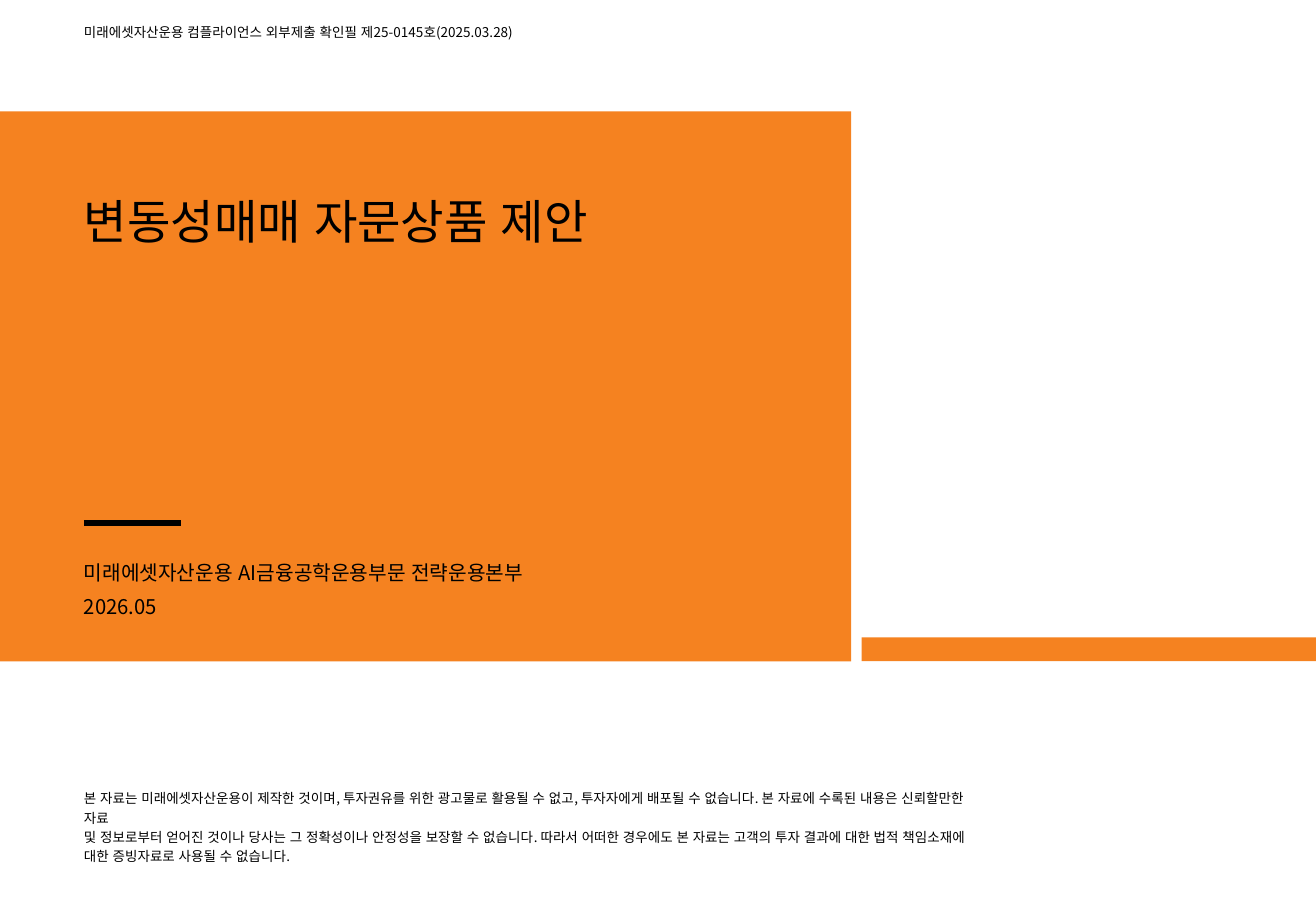
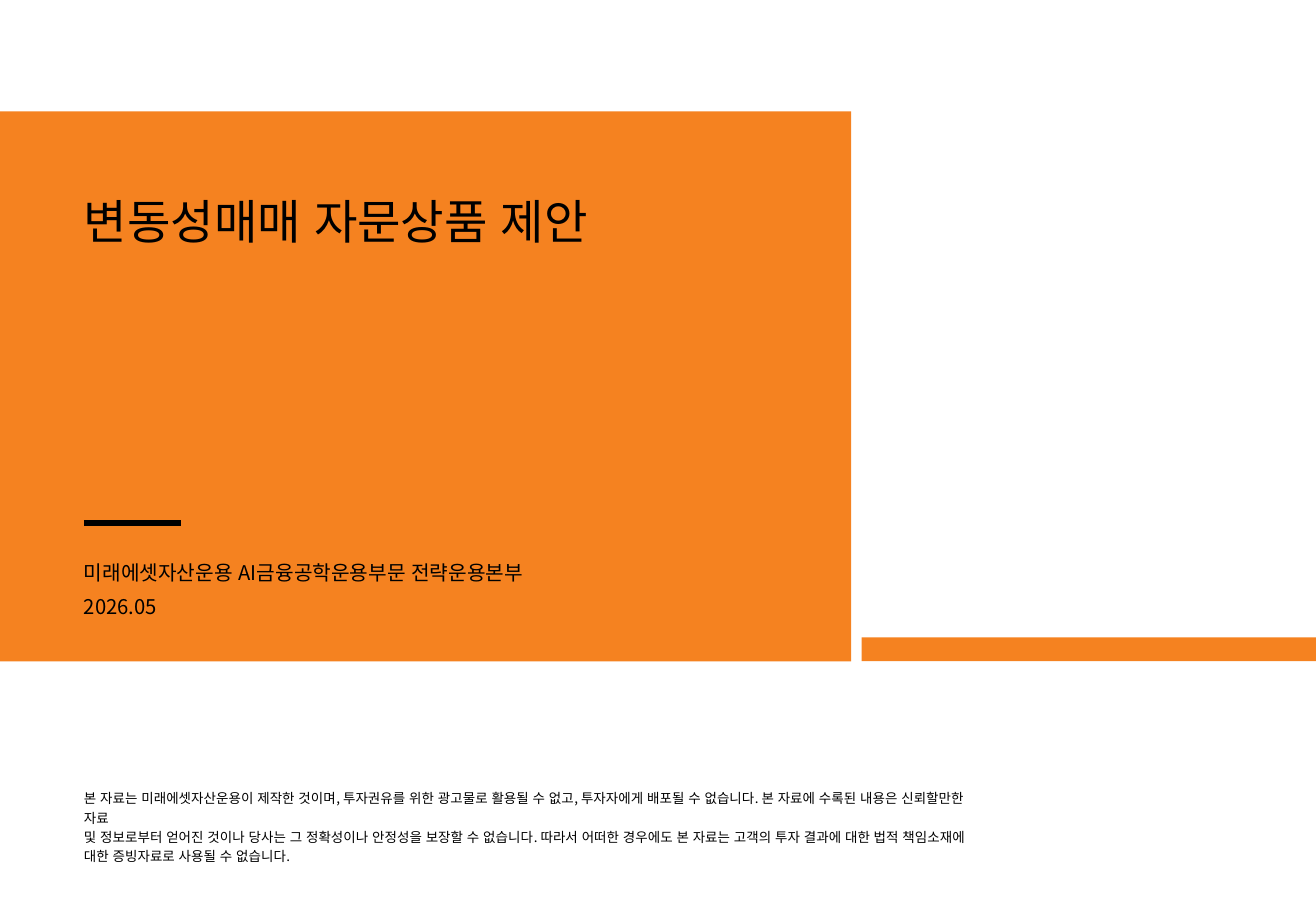
Before and after one commit to gamer383-bit/Volatility-Fund, a slide deck: slide 1 of 변동성매매자문_20260513.pptx. Drawn at 1316x911 pixels with LibreOffice and Linux fonts; fonts in the diff are those of the drawing; background and template pictures are left out. Boxes give left, top, right and bottom in pixels: in the first picture for what was removed or moved away, otherwise in the second. Text is boxed around its words. In the diff, an @@ line names an element or a change of style, - is before the commit and + after.

```diff
--- a/변동성매매자문_20260513.pptx
+++ b/변동성매매자문_20260513.pptx
@@ text removed at [84,25,513,40] @@
-미래에셋자산운용 컴플라이언스 외부제출 확인필 제25-0145호(2025.03.28)
```
Also in this commit, not shown: 4 other files.
